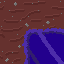
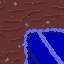
Before/after of a 64 × 64 layered artwork. What changed in the layer stack:
painted on "Pasted Layer" over [22,28,64,64]
